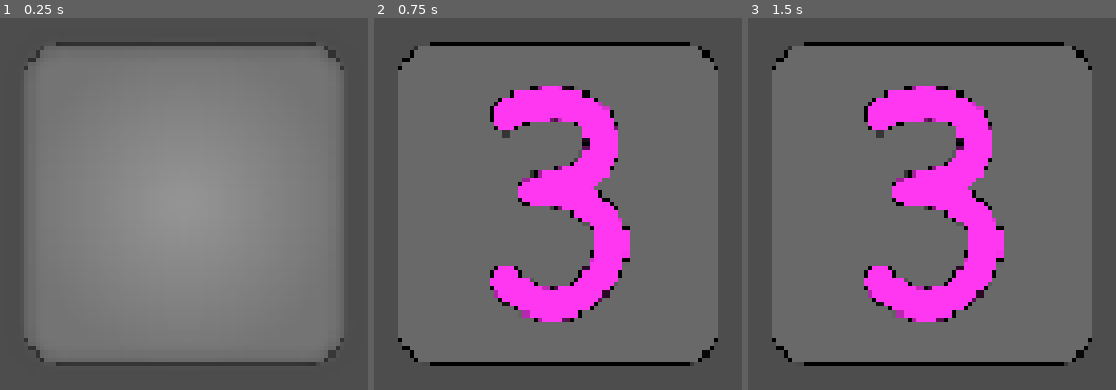
Above: before the commit, frames 1-3 (left to right).
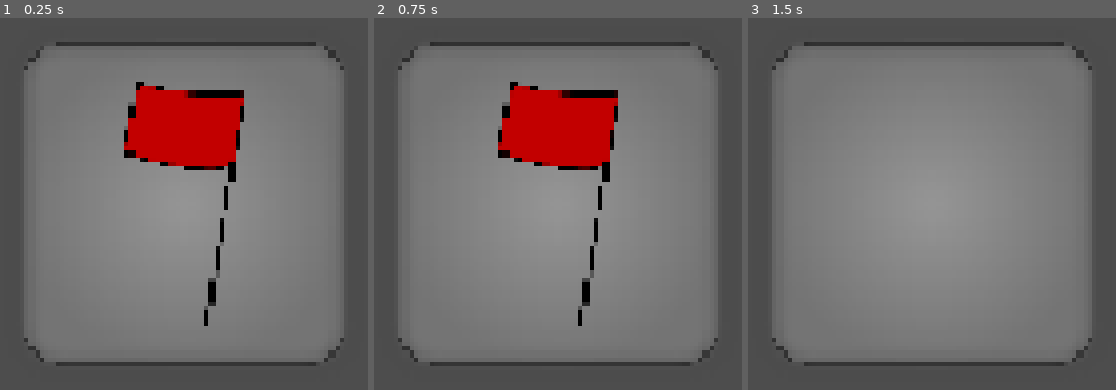
Above: after the commit, the same moments.

Repository: TheFlameFish/minesweeper-godot
Game: Godot game, scene res://src/scenes/main.tscn
Same seed, same stepped clock (60 frames per second), same inputs: the game is played once before the commit and once after it.
Inputs (mouse positions are in pixels of both pictures, inside the frame that each line leads up to):
- Up to frame 1 (0.25 s): no input
- Up to frame 2 (0.75 s): tap Enter at 0.5 s; move the mouse to (558, 204) at 0.52 s; click (558, 204) at 0.6 s
- Up to frame 3 (1.5 s): right-click (932, 204) at 0.8 s; tap Space at 1.25 s; move the mouse to (outside the picture) at 1.27 s; right-click (outside the picture) at 1.35 s

The runs differ from the first frame. In frame 1, 6.9% of the frame differs, in the area x 33-67%, y 17-83%; in frame 2, 27%, in the area x 6-94%, y 6-94%; in frame 3, 27%.

Commit message:
Add flag control

Diff:
--- a/project.godot
+++ b/project.godot
@@ -24,9 +24,15 @@
 
 [input]
 
-ui_touch={
+mouse_reveal={
 "deadzone": 0.2,
 "events": [Object(InputEventMouseButton,"resource_local_to_scene":false,"resource_name":"","device":-1,"window_id":0,"a …(259 unchanged characters)…
+]
+}
+mouse_flag={
+"deadzone": 0.2,
+"events": [Object(InputEventMouseButton,"resource_local_to_scene":false,"resource_name":"","device":-1,"window_id":0,"alt_pressed":false,"shift_pressed":false,"ctrl_pressed":false,"meta_pressed":false,"button_mask":2,"position":Vector2(189, 35),"global_position":Vector2(208, 131),"factor":1.0,"button_index":2,"canceled":false,"pressed":true,"double_click":false,"script":null)
+, Object(InputEventMouseButton,"resource_local_to_scene":false,"resource_name":"","device":-1,"window_id":0,"alt_pressed":true,"shift_pressed":false,"ctrl_pressed":false,"meta_pressed":false,"button_mask":1,"position":Vector2(794, 6),"global_position":Vector2(813, 102),"factor":1.0,"button_index":1,"canceled":false,"pressed":true,"double_click":false,"script":null)
 ]
 }
 
--- a/src/scenes/main.tscn
+++ b/src/scenes/main.tscn
@@ -7,3 +7,4 @@
 [node name="Tile" parent="." instance=ExtResource("1_kkvs4")]
 position = Vector2(161, 129)
 number = 3
+flagged = true
--- a/src/scripts/tile.gd
+++ b/src/scripts/tile.gd
@@ -43,11 +43,16 @@
 	else:
 		set_icon(num_icons[number])
 
+	# Don't let revealed tiles be flagged
+	flagged = flagged and not revealed
+
 	$flag.visible = flagged
 
 func _on_collider_input_event(_viewport: Node, event: InputEvent, _shape_idx: int) -> void:
-	if event.is_action_released("ui_touch"):
+	if event.is_action_released("mouse_reveal", true) and not flagged:
 		revealed = true
 		detonated.emit()
+	elif event.is_action_released("mouse_flag", true) and not revealed:
+		flagged = not flagged
 	else:
 		pass
